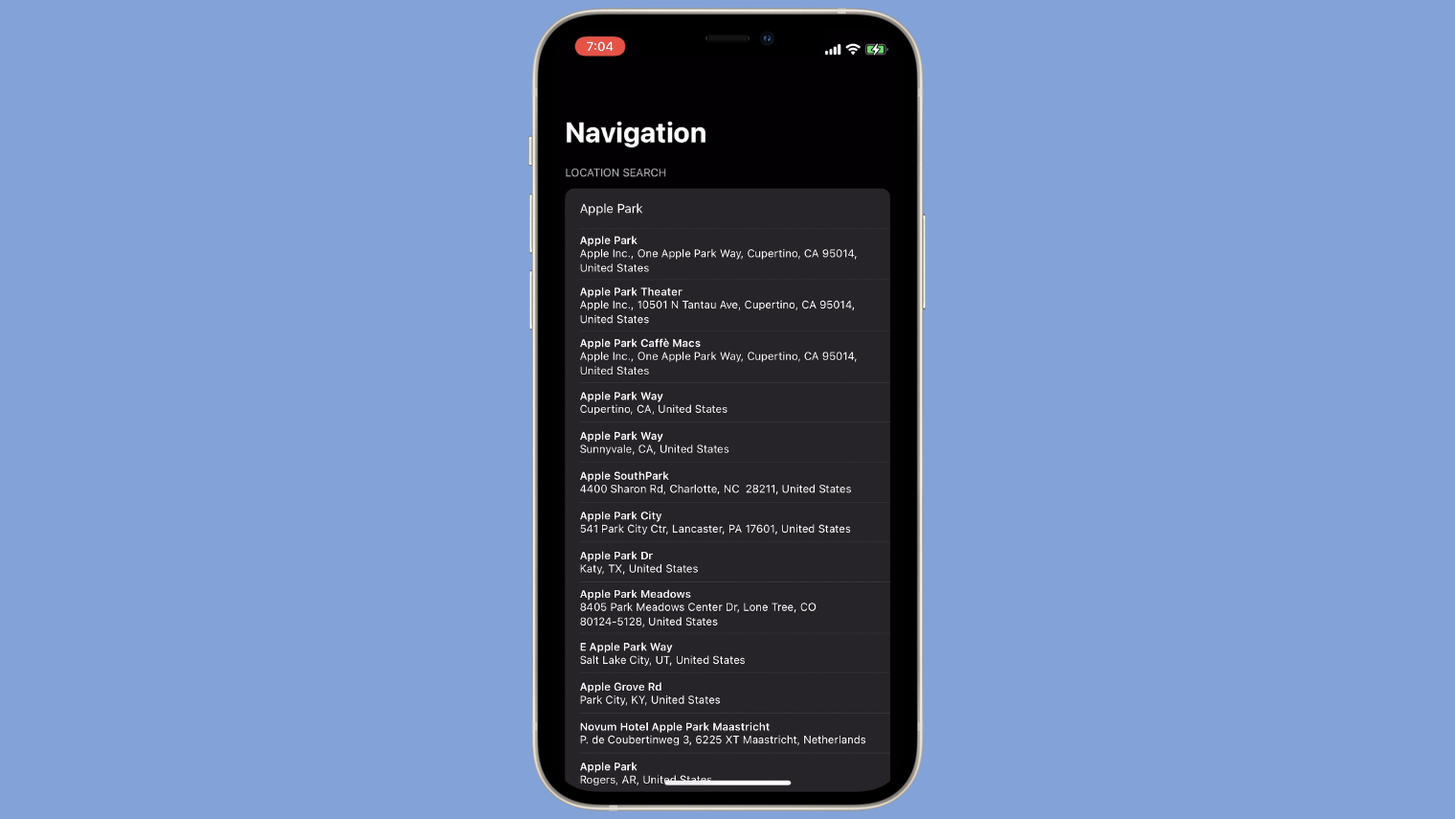
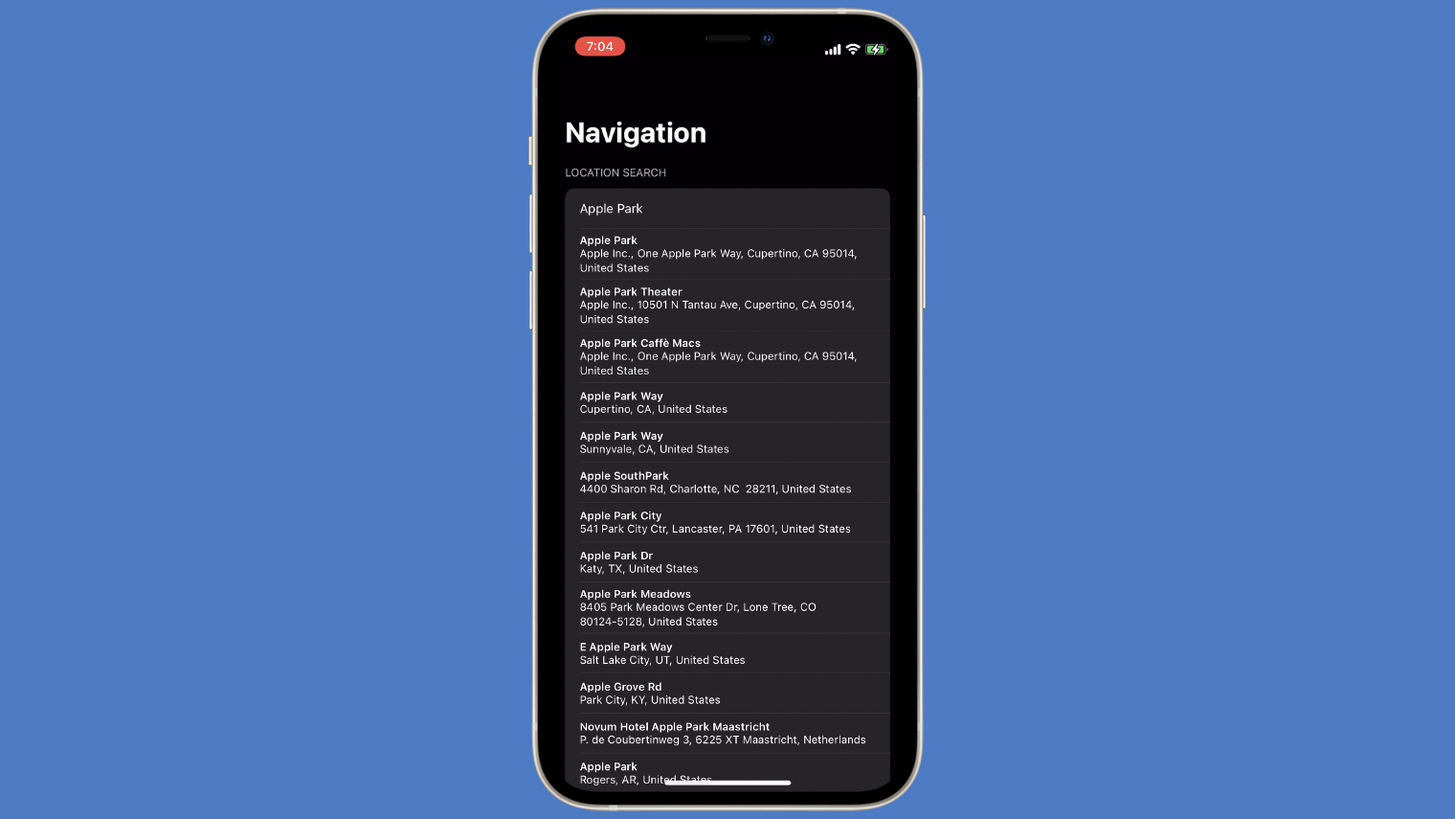
Layered file, before and after one edit (w=1455, h=819). Changes by layer:
painted on "Rectangle 2" over [0, 0, 1455, 819]
